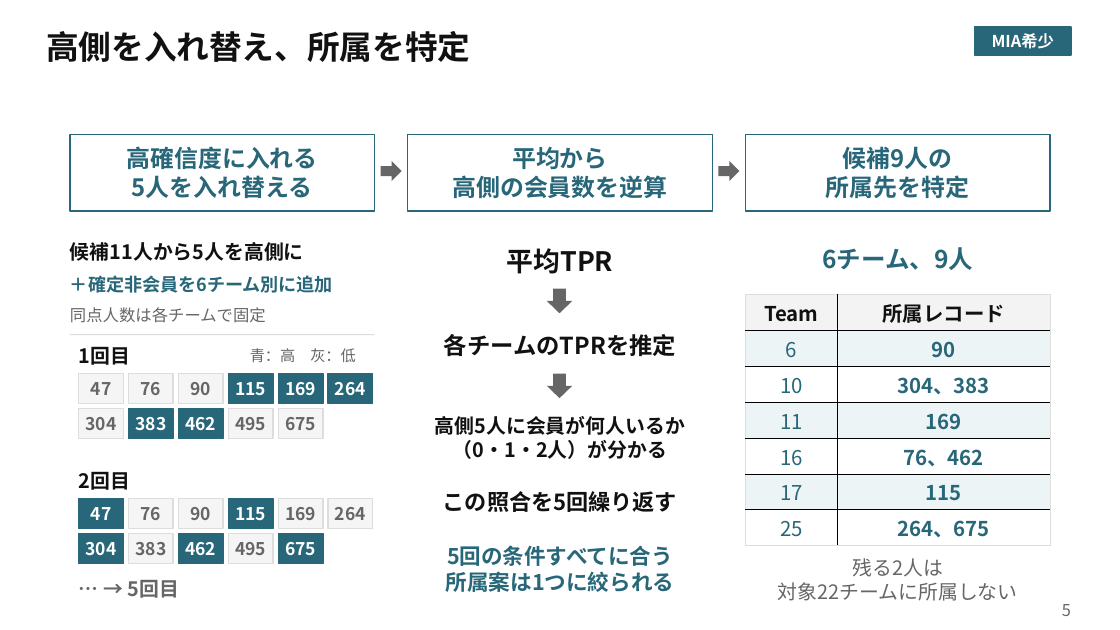
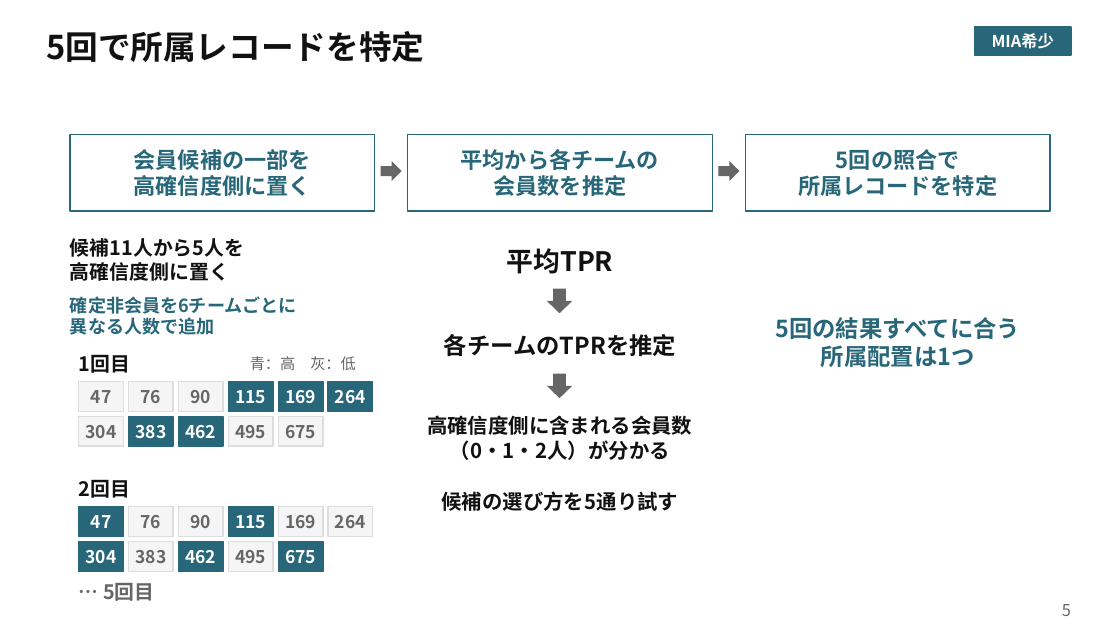
Before and after one commit to smsaku00/pwscup2026-sutehaji, a slide deck: slide 5 of 発表資料/Tashiro/MIA希少_Tashiro.pptx. Drawn at 1120x630 pixels with LibreOffice and Linux fonts; fonts in the diff are those of the drawing. Boxes give left, top, right and bottom in pixels: in the first picture for what was removed or moved away, otherwise in the second. Text is boxed around its words. In the diff, an @@ line names an element or a change of style, - is before the commit and + after.

```diff
--- a/発表資料/Tashiro/MIA希少_Tashiro.pptx
+++ b/発表資料/Tashiro/MIA希少_Tashiro.pptx
@@ text at <box>46,31,424,62</box>: text changed @@
-高側を入れ替え、所属を特定
+5回で所属レコードを特定
@@ text in rectangle at <box>134,149,311,196</box>: text changed; size 20.5 to 19 pt @@
-高確信度に入れる
-5人を入れ替える
+会員候補の一部を
+高確信度側に置く
@@ text in rectangle at <box>461,149,659,196</box>: text changed; size 20.5 to 19 pt @@
-平均から
-高側の会員数を逆算
+平均から各チームの
+会員数を推定
@@ text in rectangle at <box>798,149,997,196</box>: text changed; size 20.5 to 19 pt @@
-候補9人の
-所属先を特定
+5回の照合で
+所属レコードを特定
@@ text at <box>70,238,244,281</box>: text changed @@
-候補11人から5人を高側に
+候補11人から5人を
+高確信度側に置く
@@ text removed at <box>822,247,973,270</box> @@
-6チーム、9人
@@ text at <box>70,296,297,335</box>: text changed @@
-＋確定非会員を6チーム別に追加
+確定非会員を6チームごとに
+異なる人数で追加
@@ table removed at <box>746,295,1050,546</box>, 7 rows, 2 columns @@
-Team | 所属レコード
-6 | 90
-10 | 304、383
-11 | 169
-16 | 76、462
-17 | 115
-25 | 264、675
@@ text removed at <box>70,307,266,323</box> @@
-同点人数は各チームで固定
@@ text added at <box>775,317,1020,367</box>, 20 pt, text #286779, bold @@
+5回の結果すべてに合う
+所属配置は1つ
@@ rectangle removed at <box>70,334,374,335</box> @@
@@ 6 rectangles: place and size @@
-6 rectangles at <box>79,374,373,403</box>
+6 rectangles at <box>79,381,373,411</box>
@@ text at <box>427,415,692,435</box>: text changed; size 17 to 17.5 pt @@
-高側5人に会員が何人いるか
+高確信度側に含まれる会員数
@@ text at <box>450,440,670,460</box>: size 17 to 17.5 pt in "（0・1・2人）が分かる" @@
@@ text at <box>442,491,679,511</box>: text changed; size 19 to 17.5 pt @@
-この照合を5回繰り返す
+候補の選び方を5通り試す
@@ 16 rectangles, 3 texts: place and size @@
-16 rectangles, 3 texts at <box>79,346,373,563</box>
+16 rectangles, 3 texts at <box>79,354,373,571</box>
@@ text removed at <box>446,545,674,592</box> @@
-5回の条件すべてに合う
-所属案は1つに絞られる
@@ text removed at <box>778,558,1018,601</box> @@
-残る2人は
-対象22チームに所属しない
@@ text at <box>103,583,154,601</box>: text changed @@
-… → 5回目
+… 5回目
```
Also in this commit, not shown: 5 other slides changed, 3 other files.
